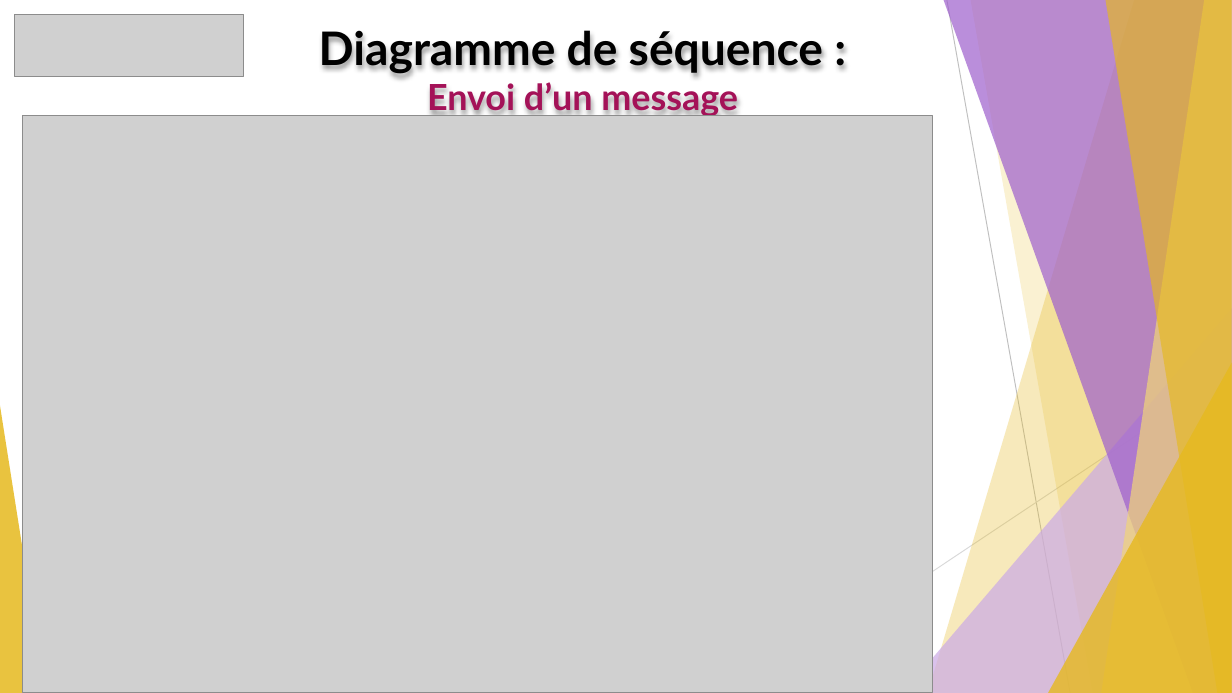
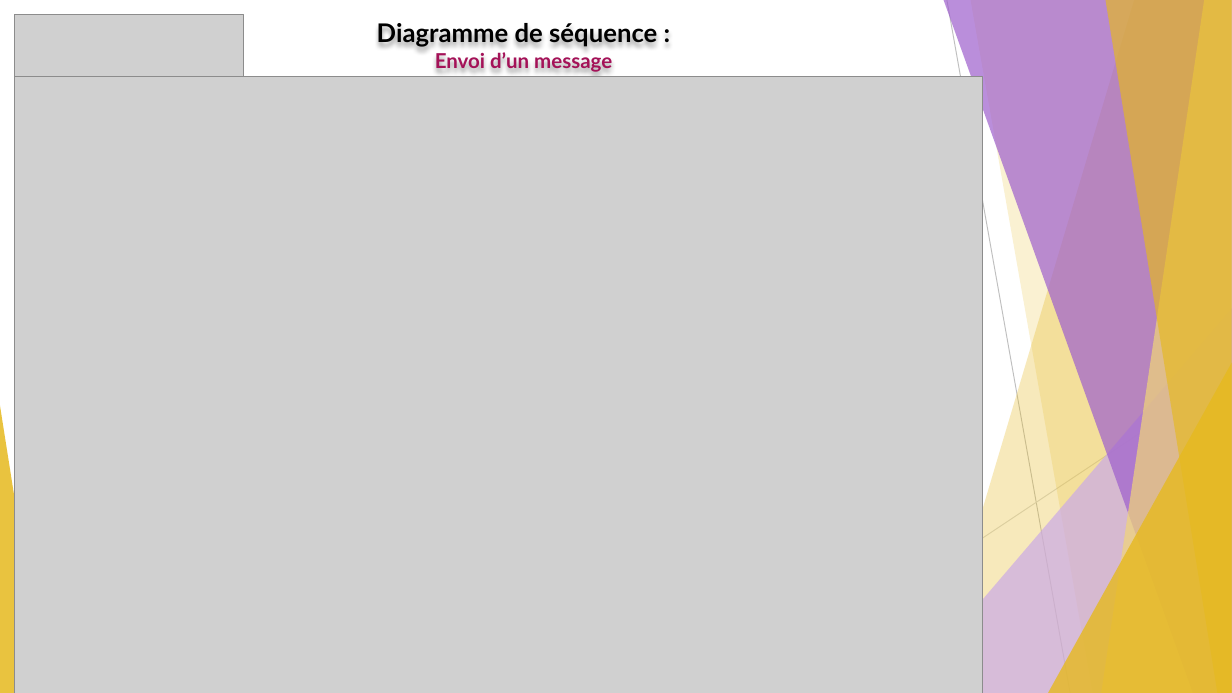
Before and after one commit to GuiguiMvn/Systeme-Escape-Game-Telethon, a slide deck: slide 9 of Nathan/Compte-rendus/REVUE-R2-GUIGAND-SFL6.pptx. Drawn at 1232x693 pixels with LibreOffice and Linux fonts; fonts in the diff are those of the drawing; grey boxes stand for pictures. Boxes give left, top, right and bottom in pixels: in the first picture for what was removed or moved away, otherwise in the second. Text is boxed around its words. In the diff, an @@ line names an element or a change of style, - is before the commit and + after.

Commit message:
MAJ des diagrammes de séquences et corrections des erreurs. Poursuite et intégration des diagrammes dans le diaporama de revue 2. Apport de quelques modifications sur l'ébauche de l'application de supervision.

```diff
--- a/Nathan/Compte-rendus/REVUE-R2-GUIGAND-SFL6.pptx
+++ b/Nathan/Compte-rendus/REVUE-R2-GUIGAND-SFL6.pptx
@@ text "Diagramme de séquence : Envoi ...": place and size @@
-text "Diagramme de séquence : Envoi ..." at [319,30,823,116]
+text "Diagramme de séquence : Envoi ..." at [377,21,657,72]
@@ text "Diagramme de séquence : Envoi ..." at [377,21,657,72]: size 36 to 20 pt in "Diagramme de séquence :"; size 28 to 16 pt in "Envoi d’un message" @@
@@ picture: place and size @@
-picture at [22,116,933,693]
+picture at [15,76,982,693]
```
Also in this commit, not shown: 2 other slides changed, 1 slide added, 1 slide removed, 7 other files.
